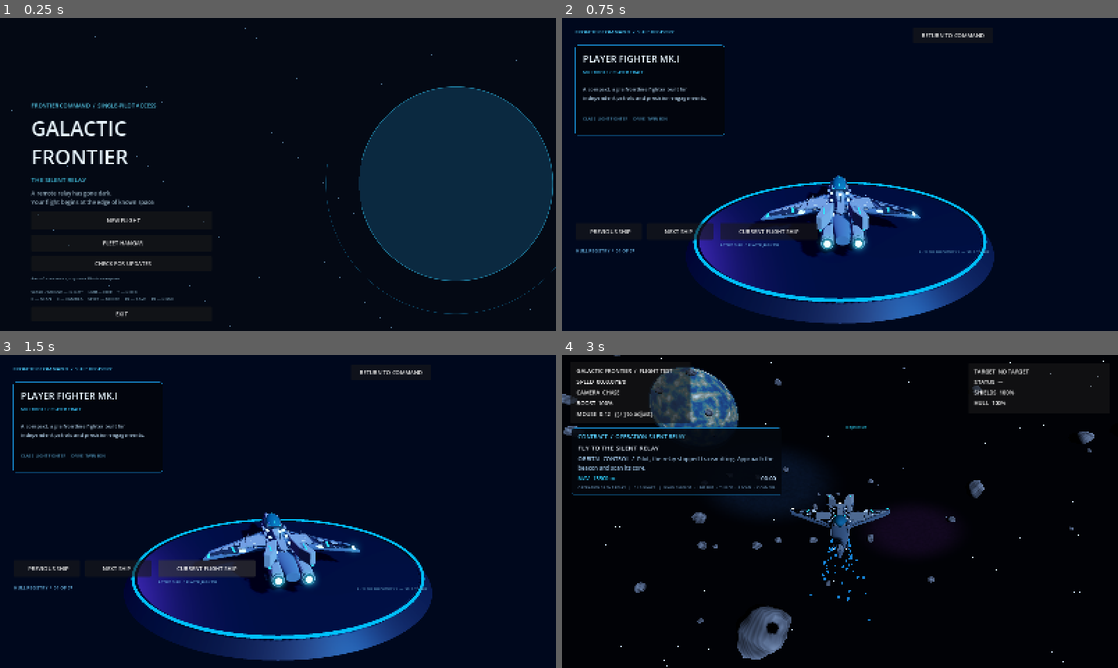
Above: before the commit, frames 1-4 (two rows, left to right).
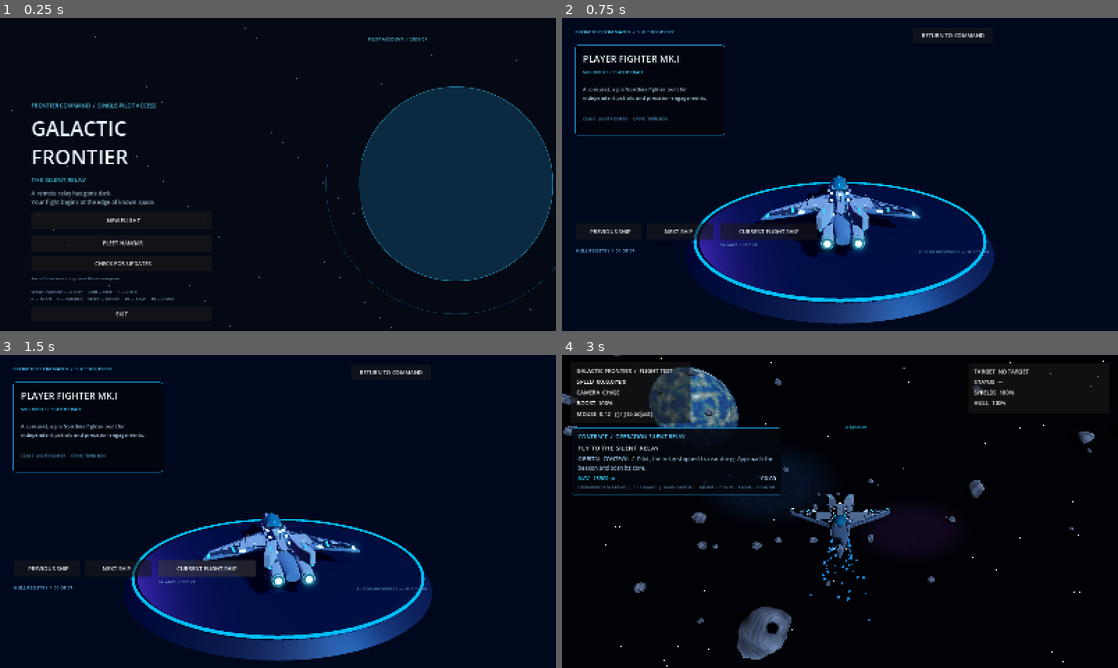
Above: after the commit, the same moments.

Repository: valdissor1990-ui/GALACTIC-FRONTIER
Game: Godot game, scene res://scenes/bootstrap/main.tscn
Two runs of this game, one before a commit and one after it. Both use one fixed random seed, a clock stepped at 60 frames per second and the inputs below.
Inputs:
- Up to frame 1 (0.25 s): no input
- Up to frame 2 (0.75 s): click "FLEET HANGAR" at 0.5 s
- Up to frame 3 (1.5 s): click "CURRENT FLIGHT SHIP" at 1.25 s
- Up to frame 4 (3 s): click "RETURN TO COMMAND" at 2 s; click "NEW FLIGHT" at 2.75 s

The runs differ from the first frame. In frame 1, less than 0.1% of the frame differs, in the area x 66-77%, y 6-8%; in frame 2, less than 0.1%; in frame 3, less than 0.1%; in frame 4, nothing differs.

Commit message:
Add pilot economy and mission completion rewards
Persist credits and unlocked ships, allow hangar purchases, and grant the Silent Relay completion reward once.

Diff:
--- a/scripts/core/player_profile.gd
+++ b/scripts/core/player_profile.gd
@@ -1,28 +1,36 @@
 extends Node
 class_name PlayerProfile
-## Persistent pilot preferences shared by the hangar and the flight scene.
+## Persistent pilot progression: selected craft, credits and mission rewards.
 
 const PROFILE_SLOT := "pilot_profile"
+const STARTING_CREDITS := 2500
 const FLYABLE_SHIPS := {
 	"player_fighter": {
 		"path": "res://assets/models/ships/player_fighter.glb",
-		"scale": 0.30
+		"scale": 0.30,
+		"price": 0
 	},
 	"raider_interceptor": {
 		"path": "res://assets/models/ships/enemy_fighter.glb",
-		"scale": 0.30
+		"scale": 0.30,
+		"price": 2500
 	},
 	"aegis_heavy_fighter": {
 		"path": "res://assets/models/ships/heavy_fighter.glb",
-		"scale": 0.28
+		"scale": 0.28,
+		"price": 5000
 	},
 	"bastion_bomber": {
 		"path": "res://assets/models/ships/bomber.glb",
-		"scale": 0.26
+		"scale": 0.26,
+		"price": 7500
 	}
 }
 
 var selected_ship_id: String = "player_fighter"
+var credits: int = STARTING_CREDITS
+var unlocked_ship_ids: Array[String] = ["player_fighter"]
+var completed_mission_ids: Array[String] = []
 
 
 func _ready() -> void:
@@ -34,25 +42,87 @@
 	if save_manager == null:
 		return
 	var result: Dictionary = save_manager.call("load_slot", PROFILE_SLOT)
-	if result.get("ok", false):
-		var payload: Variant = result.get("payload", {})
-		if payload is Dictionary:
-			var saved_id := str(payload.get("selected_ship_id", "player_fighter"))
-			if FLYABLE_SHIPS.has(saved_id):
-				selected_ship_id = saved_id
-				return
-	_save_profile()
+	if not result.get("ok", false):
+		_save_profile()
+		return
+	var payload: Variant = result.get("payload", {})
+	if not payload is Dictionary:
+		_save_profile()
+		return
+
+	credits = maxi(0, int(payload.get("credits", STARTING_CREDITS)))
+	unlocked_ship_ids.clear()
+	var saved_unlocked: Variant = payload.get("unlocked_ship_ids", ["player_fighter"])
+	if saved_unlocked is Array:
+		for value in saved_unlocked:
+			var ship_id := str(value)
+			if FLYABLE_SHIPS.has(ship_id) and not unlocked_ship_ids.has(ship_id):
+				unlocked_ship_ids.append(ship_id)
+	if not unlocked_ship_ids.has("player_fighter"):
+		unlocked_ship_ids.push_front("player_fighter")
+
+	completed_mission_ids.clear()
+	var saved_missions: Variant = payload.get("completed_mission_ids", [])
+	if saved_missions is Array:
+		for value in saved_missions:
+			var mission_id := str(value)
+			if not mission_id.is_empty() and not completed_mission_ids.has(mission_id):
+				completed_mission_ids.append(mission_id)
+
+	var saved_id := str(payload.get("selected_ship_id", "player_fighter"))
+	selected_ship_id = saved_id if unlocked_ship_ids.has(saved_id) else "player_fighter"
 
 
 func select_ship(ship_id: String) -> bool:
-	if not FLYABLE_SHIPS.has(ship_id):
+	if not FLYABLE_SHIPS.has(ship_id) or not unlocked_ship_ids.has(ship_id):
 		return false
 	selected_ship_id = ship_id
 	return _save_profile()
 
 
+func purchase_ship(ship_id: String) -> bool:
+	if not FLYABLE_SHIPS.has(ship_id):
+		return false
+	if unlocked_ship_ids.has(ship_id):
+		return select_ship(ship_id)
+	var price := get_ship_price(ship_id)
+	if credits < price:
+		return false
+	credits -= price
+	unlocked_ship_ids.append(ship_id)
+	selected_ship_id = ship_id
+	return _save_profile()
+
+
+func complete_mission(mission_id: String, reward_credits: int) -> int:
+	if mission_id.is_empty() or completed_mission_ids.has(mission_id):
+		return 0
+	var reward := maxi(0, reward_credits)
+	completed_mission_ids.append(mission_id)
+	credits += reward
+	if not _save_profile():
+		completed_mission_ids.erase(mission_id)
+		credits -= reward
+		return 0
+	return reward
+
+
 func is_flyable(ship_id: String) -> bool:
 	return FLYABLE_SHIPS.has(ship_id)
+
+
+func is_ship_unlocked(ship_id: String) -> bool:
+	return unlocked_ship_ids.has(ship_id)
+
+
+func get_ship_price(ship_id: String) -> int:
+	if not FLYABLE_SHIPS.has(ship_id):
+		return -1
+	return int(FLYABLE_SHIPS[ship_id].get("price", 0))
+
+
+func get_credits() -> int:
+	return credits
 
 
 func get_selected_ship_id() -> String:
@@ -72,8 +142,11 @@
 	if save_manager == null:
 		return false
 	var result: Dictionary = save_manager.call("save_slot", PROFILE_SLOT, {
-		"profile_version": 1,
-		"selected_ship_id": selected_ship_id
+		"profile_version": 2,
+		"selected_ship_id": selected_ship_id,
+		"credits": credits,
+		"unlocked_ship_ids": unlocked_ship_ids,
+		"completed_mission_ids": completed_mission_ids
 	})
 	if not result.get("ok", false):
 		push_error("Pilot profile save failed: " + str(result.get("error", "unknown")))
--- a/scripts/demo/demo_mission_director.gd
+++ b/scripts/demo/demo_mission_director.gd
@@ -32,6 +32,7 @@
 var _target_marker: Control
 var _rng := RandomNumberGenerator.new()
 var enemies_destroyed: int = 0
+var mission_reward_credits: int = 0
 var _result_shown: bool = false
 
 
@@ -129,6 +130,12 @@
 				stage = MissionStage.COMPLETE
 				_set_radio("ORBITAL CONTROL", "Docking corridor clear. Data recovered. Mission complete.")
 				print("MISSION_COMPLETE seconds=", mission_seconds)
+				if get_tree().get_first_node_in_group("qa_demo_driver") == null:
+					var profile := get_node_or_null("/root/GameProfile")
+					if profile != null:
+						mission_reward_credits = int(profile.call("complete_mission", "silent_relay", 5000))
+				else:
+					print("MISSION_REWARD_QA_SUPPRESSED")
 				var save_manager := _get_save_manager()
 				if save_manager != null:
 					save_manager.call("delete_slot", "silent_relay")
@@ -510,7 +517,7 @@
 	center.set_anchors_and_offsets_preset(Control.PRESET_FULL_RECT)
 	layer.add_child(center)
 	var panel := PanelContainer.new()
-	panel.custom_minimum_size = Vector2(520, 330)
+	panel.custom_minimum_size = Vector2(520, 370)
 	var style := StyleBoxFlat.new()
 	style.bg_color = Color(0.018, 0.045, 0.075, 0.98)
 	style.border_color = Color(0.12, 0.62, 0.82, 0.9) if success else Color(0.78, 0.24, 0.18, 0.9)
@@ -537,7 +544,7 @@
 	subtitle.add_theme_color_override("font_color", Color("#9eb8c8"))
 	column.add_child(subtitle)
 	var stats := Label.new()
-	stats.text = "FLIGHT TIME     %02d:%02d\nHOSTILES DESTROYED     %d / 18\nWAVES CLEARED     %d / 6" % [int(mission_seconds) / 60, int(mission_seconds) % 60, enemies_destroyed, _get_waves_cleared(success)]
+	stats.text = "FLIGHT TIME     %02d:%02d\nHOSTILES DESTROYED     %d / 18\nWAVES CLEARED     %d / 6\nCREDITS EARNED     +%d" % [int(mission_seconds) / 60, int(mission_seconds) % 60, enemies_destroyed, _get_waves_cleared(success), mission_reward_credits]
 	stats.add_theme_font_size_override("font_size", 16)
 	stats.add_theme_color_override("font_color", Color("#d5e8f2"))
 	stats.horizontal_alignment = HORIZONTAL_ALIGNMENT_CENTER
--- a/scripts/ui/fleet_hangar.gd
+++ b/scripts/ui/fleet_hangar.gd
@@ -4,10 +4,10 @@
 const FLIGHT_SCENE := "res://scenes/demo/ten_minute_demo.tscn"
 const RUNTIME_GLTF_SCRIPT: Script = preload("res://scripts/visual/runtime_gltf_model.gd")
 const SHIPS := [
-	{"id": "player_fighter", "flyable": true, "name": "PLAYER FIGHTER MK.I", "role": "M …(260 unchanged characters)…
-	{"id": "raider_interceptor", "flyable": true, "name": "RAIDER INTERCEPTOR", "role": "HO …(257 unchanged characters)…
-	{"id": "aegis_heavy_fighter", "flyable": true, "name": "AEGIS HEAVY FIGHTER", "role": "H …(271 unchanged characters)…
-	{"id": "bastion_bomber", "flyable": true, "name": "BASTION BOMBER", "role": "STRIKE …(235 unchanged characters)…
+	{"id": "player_fighter", "flyable": true, "price": 0, "name": "PLAYER FIGHTER MK.I", "role": "M …(260 unchanged characters)…
+	{"id": "raider_interceptor", "flyable": true, "price": 2500, "name": "RAIDER INTERCEPTOR", "role": "HO …(257 unchanged characters)…
+	{"id": "aegis_heavy_fighter", "flyable": true, "price": 5000, "name": "AEGIS HEAVY FIGHTER", "role": "H …(271 unchanged characters)…
+	{"id": "bastion_bomber", "flyable": true, "price": 7500, "name": "BASTION BOMBER", "role": "STRIKE …(235 unchanged characters)…
 	{"id": "mule_cargo_hauler", "flyable": false, "name": "MULE CARGO HAULER", "role": "CIVILIAN / LOGISTICS", "path": "re …(234 unchanged characters)…
 	{"id": "vanguard_frigate", "flyable": false, "name": "VANGUARD FRIGATE", "role": "ESCORT / PATROL", "path": "res://ass …(206 unchanged characters)…
 	{"id": "leviathan_cruiser", "flyable": false, "name": "LEVIATHAN CRUISER", "role": "CAPITAL / COMMAND", "path": "res:/ …(229 unchanged characters)…
@@ -298,10 +298,17 @@
 		_select_button.text = "PROFILE UNAVAILABLE"
 		_selection_status.text = "PILOT PROFILE COULD NOT BE LOADED"
 		return
-	_select_button.disabled = false
-	var selected := str(profile.call("get_selected_ship_id")) == ship_id
-	_select_button.text = "CURRENT FLIGHT SHIP" if selected else "SELECT FOR NEXT FLIGHT"
-	_selection_status.text = "ACTIVE SHIP  /  " + str(profile.call("get_selected_ship_id")).to_upper()
+	var credits := int(profile.call("get_credits"))
+	if bool(profile.call("is_ship_unlocked", ship_id)):
+		_select_button.disabled = false
+		var selected := str(profile.call("get_selected_ship_id")) == ship_id
+		_select_button.text = "CURRENT FLIGHT SHIP" if selected else "SELECT FOR NEXT FLIGHT"
+		_selection_status.text = "BALANCE  /  %s CR" % _format_credits(credits)
+	else:
+		var price := int(profile.call("get_ship_price", ship_id))
+		_select_button.disabled = credits < price
+		_select_button.text = "BUY & SELECT  /  %s CR" % _format_credits(price)
+		_selection_status.text = "BALANCE  /  %s CR     •     REQUIRED  /  %s CR" % [_format_credits(credits), _format_credits(price)]
 
 
 func _select_current_ship() -> void:
@@ -309,10 +316,15 @@
 	if profile == null:
 		return
 	var ship_id := str(SHIPS[_ship_index].id)
-	if not bool(profile.call("select_ship", ship_id)):
-		push_error("Could not save selected ship: " + ship_id)
+	var success := bool(profile.call("select_ship", ship_id)) if bool(profile.call("is_ship_unlocked", ship_id)) else bool(profile.call("purchase_ship", ship_id))
+	if not success:
+		_selection_status.text = "INSUFFICIENT CREDITS  /  COMPLETE CONTRACTS TO EARN MORE"
 		return
 	_update_selection_controls()
+
+
+func _format_credits(value: int) -> String:
+	return str(value)
 
 
 func get_ship_count() -> int:
--- a/scripts/ui/main_menu.gd
+++ b/scripts/ui/main_menu.gd
@@ -55,6 +55,16 @@
 	intro.text = "A remote relay has gone dark.\nYour flight begins at the edge of known space."
 	intro.add_theme_color_override("font_color", Color("#9eb8c8"))
 	layout.add_child(intro)
+	var profile := get_node_or_null("/root/GameProfile")
+	var credits := Label.new()
+	credits.name = "PilotCredits"
+	credits.text = "PILOT ACCOUNT  /  %s CR" % str(profile.call("get_credits")) if profile != null else "PILOT ACCOUNT  /  -- CR"
+	credits.position = Vector2(930, 52)
+	credits.size = Vector2(300, 28)
+	credits.horizontal_alignment = HORIZONTAL_ALIGNMENT_RIGHT
+	credits.add_theme_font_size_override("font_size", 13)
+	credits.add_theme_color_override("font_color", Color("#55c7e6"))
+	add_child(credits)
 	var start := Button.new()
 	start.text = "  NEW FLIGHT"
 	start.custom_minimum_size = Vector2(390, 54)
--- a/tests/ui/test_player_ship_selection.gd
+++ b/tests/ui/test_player_ship_selection.gd
@@ -24,7 +24,12 @@
 
 	save_manager.set("save_directory", PROFILE_TEST_DIRECTORY)
 	save_manager.call("delete_slot", "pilot_profile")
-	_check(bool(profile.call("select_ship", "player_fighter")), "starter fighter selection can be saved")
+	profile.set("selected_ship_id", "player_fighter")
+	profile.set("credits", 2500)
+	profile.set("unlocked_ship_ids", ["player_fighter"])
+	profile.set("completed_mission_ids", [])
+	_check(bool(profile.call("_save_profile")), "starter pilot profile is initialized with 2500 credits")
+	_check(int(profile.call("get_credits")) == 2500, "starting credit balance is available")
 
 	var hangar := (load(HANGAR_SCENE) as PackedScene).instantiate()
 	root.add_child(hangar)
@@ -38,12 +43,22 @@
 	await process_frame
 	await process_frame
 	hangar.call("_select_current_ship")
-	_check(str(profile.call("get_selected_ship_id")) == "raider_interceptor", "selected interceptor is persisted")
+	_check(str(profile.call("get_selected_ship_id")) == "raider_interceptor", "buying the interceptor also selects it")
+	_check(int(profile.call("get_credits")) == 0, "interceptor purchase deducts its 2500-credit price")
+	var mission_reward := int(profile.call("complete_mission", "silent_relay", 5000))
+	_check(mission_reward == 5000 and int(profile.call("get_credits")) == 5000, "mission completion grants 5000 credits")
+	_check(int(profile.call("complete_mission", "silent_relay", 5000)) == 0, "mission reward cannot be claimed twice")
 	hangar.call("show_next_ship")
 	await process_frame
 	await process_frame
 	hangar.call("_select_current_ship")
-	_check(str(profile.call("get_selected_ship_id")) == "aegis_heavy_fighter", "selected heavy fighter is persisted")
+	_check(str(profile.call("get_selected_ship_id")) == "aegis_heavy_fighter", "purchased heavy fighter becomes the active ship")
+	_check(int(profile.call("get_credits")) == 0, "heavy fighter purchase deducts its 5000-credit price")
+	hangar.call("show_next_ship")
+	await process_frame
+	await process_frame
+	var locked_bomber_button := hangar.get_node_or_null("HangarOverlay/SelectShipButton") as Button
+	_check(locked_bomber_button != null and locked_bomber_button.disabled, "bomber purchase is disabled without sufficient credits")
 
 	hangar.queue_free()
 	await process_frame
@@ -60,7 +75,11 @@
 
 	flight.queue_free()
 	await process_frame
-	profile.call("select_ship", "player_fighter")
+	profile.set("selected_ship_id", "player_fighter")
+	profile.set("credits", 2500)
+	profile.set("unlocked_ship_ids", ["player_fighter"])
+	profile.set("completed_mission_ids", [])
+	profile.call("_save_profile")
 	save_manager.call("delete_slot", "pilot_profile")
 	save_manager.set("save_directory", "user://saves")
 	if _failed == 0:
